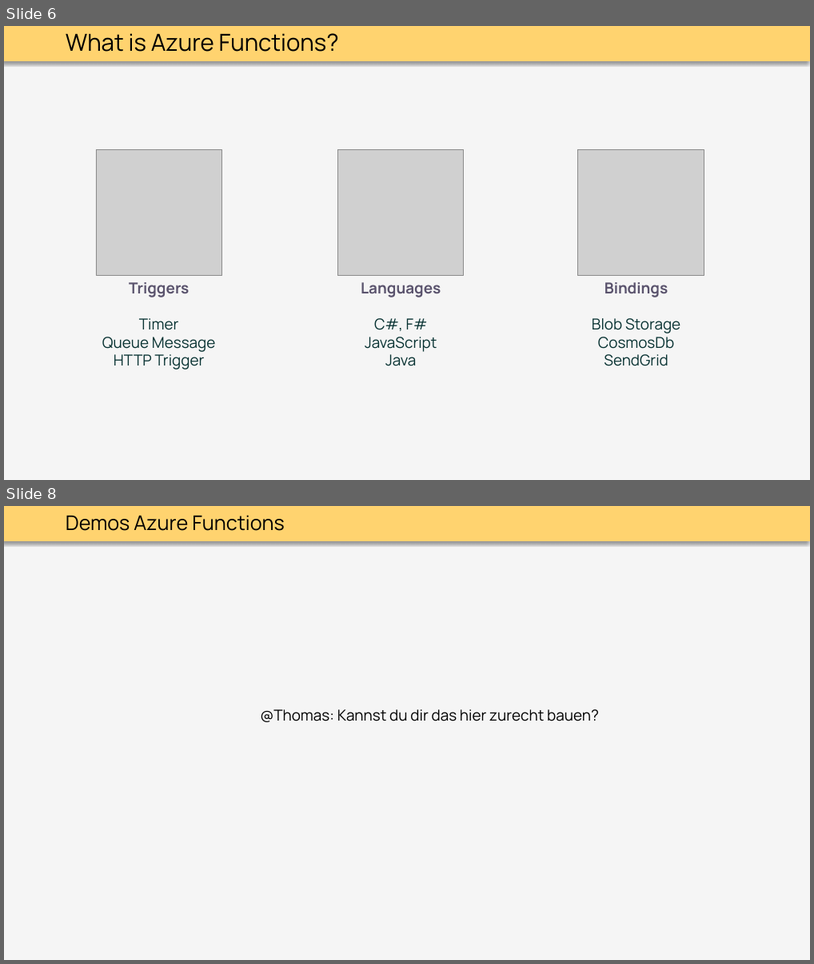
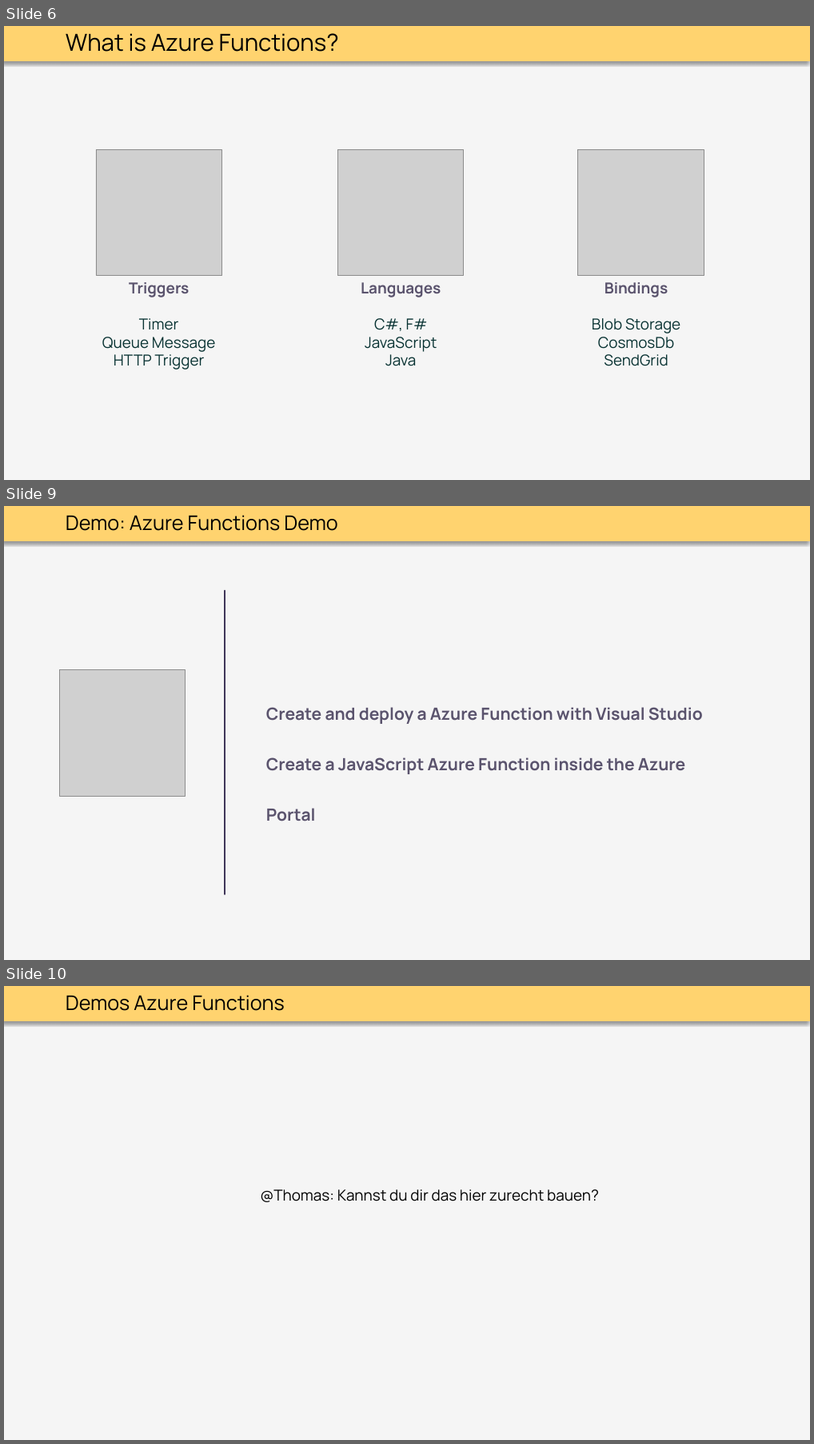
Before and after one commit to thoemmi/DurableFunctionsMeetupRosenheim, a slide deck: slides/Durable_Functions.pptx. Shown one above the other, each under a label of ours: slides 6 and 8 before the commit, slides 6, 9 and 10 after it; the slides between them are not shown. The pictures are 814x964 and 814x1444 pixels, drawn with LibreOffice and Linux fonts; fonts in the diff are those of the drawing; grey boxes stand for pictures. Boxes give left, top, right and bottom in pixels: in the first picture for what was removed or moved away, otherwise in the second. Text is boxed around its words. In the diff, an @@ line names an element or a change of style, - is before the commit and + after.

```diff
--- a/slides/Durable_Functions.pptx
+++ b/slides/Durable_Functions.pptx
@@ slide 9 added at <box>4,506,810,960</box>, background #F5F5F5; not listed: 1 template element that a slide beside it also shows @@
@@ text added at <box>66,515,338,531</box>, 24 pt, text #000000 @@
+Demo: Azure Functions Demo
@@ line added from (226, 591) to (226, 894), #3F3658 2 pt @@
@@ picture added at <box>60,670,186,796</box> @@
@@ text added at <box>266,707,703,774</box>, 20 pt, text #5A536D, bold @@
+Create and deploy a Azure Function with Visual Studio
+Create a JavaScript Azure Function inside the Azure Portal
@@ what was slide 8 is now slide 10 @@
```
Also in this commit, not shown: 3 other slides added, 1 slide removed.
